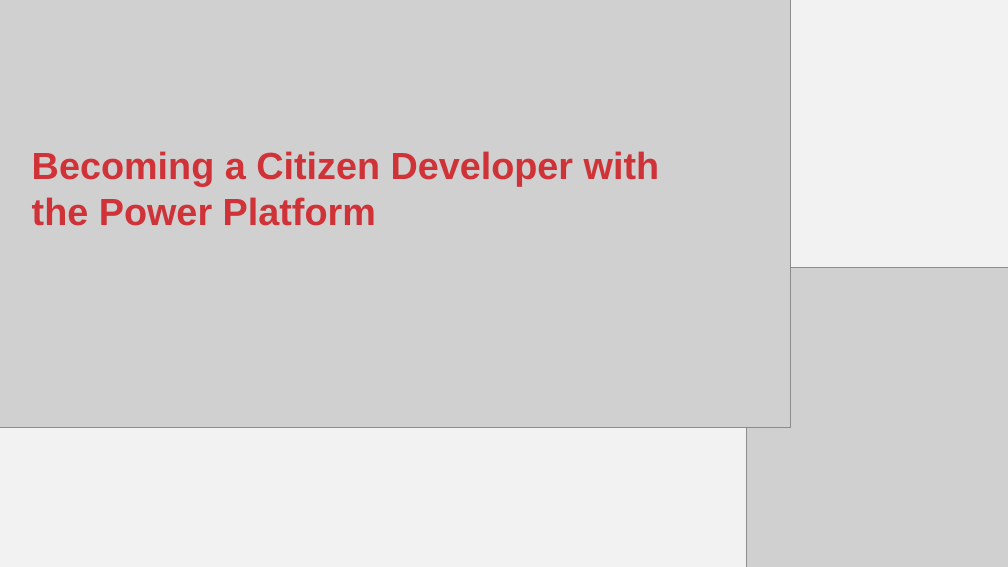
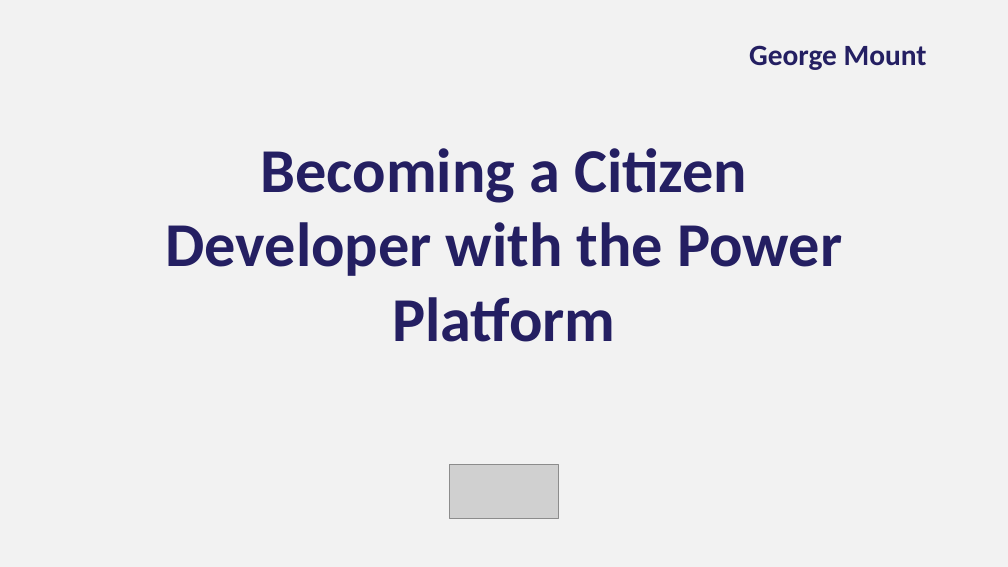
Before and after one commit to summerofgeorge/gxls-power-platform, a slide deck: slide 1 of gxls-power-platform-slides.pptx. Drawn at 1008x567 pixels with LibreOffice and Linux fonts; fonts in the diff are those of the drawing; grey boxes stand for pictures; background and template pictures are left out. Boxes give left, top, right and bottom in pixels: in the first picture for what was removed or moved away, otherwise in the second. Text is boxed around its words. In the diff, an @@ line names an element or a change of style, - is before the commit and + after.

```diff
--- a/gxls-power-platform-slides.pptx
+++ b/gxls-power-platform-slides.pptx
@@ picture removed at (0,0,791,427) @@
@@ text added at (749,45,927,70), 42 pt, text #241F62, bold @@
+George Mount
@@ title "Becoming a Citizen Developer with ...": place and size @@
-title "Becoming a Citizen Developer with ..." at (32,151,659,226)
+title "Becoming a Citizen Developer with ..." at (166,148,842,342)
@@ title "Becoming a Citizen Developer with ..." at (166,148,842,342): size 54 to 89.1 pt, font Arial to Calibri, text colour #CF3338 to #241F62; alignment left to centre; vertical alignment top to middle @@
@@ picture removed at (746,267,1008,566) @@
@@ picture added at (450,465,559,519) @@
```
